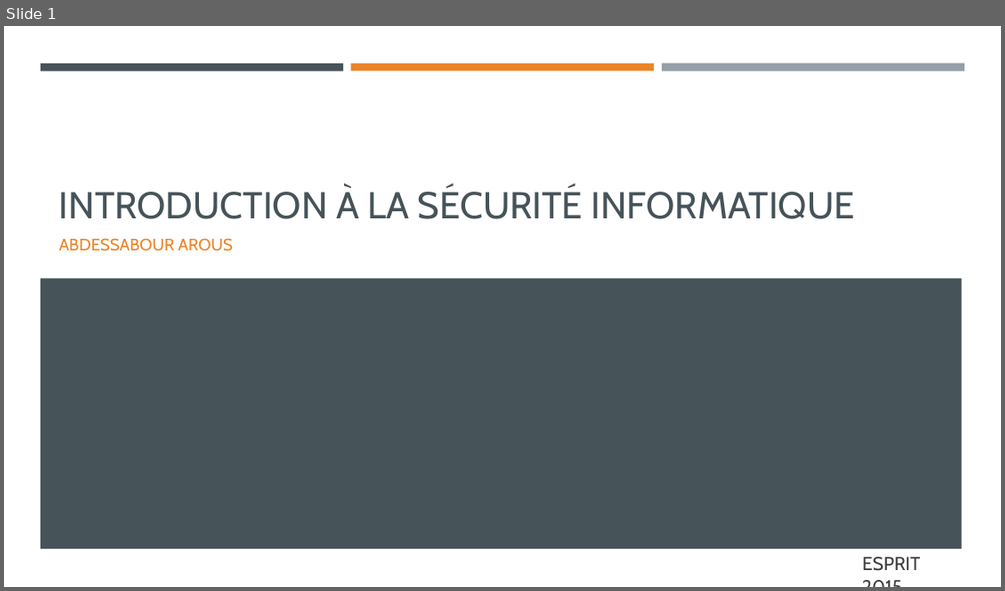
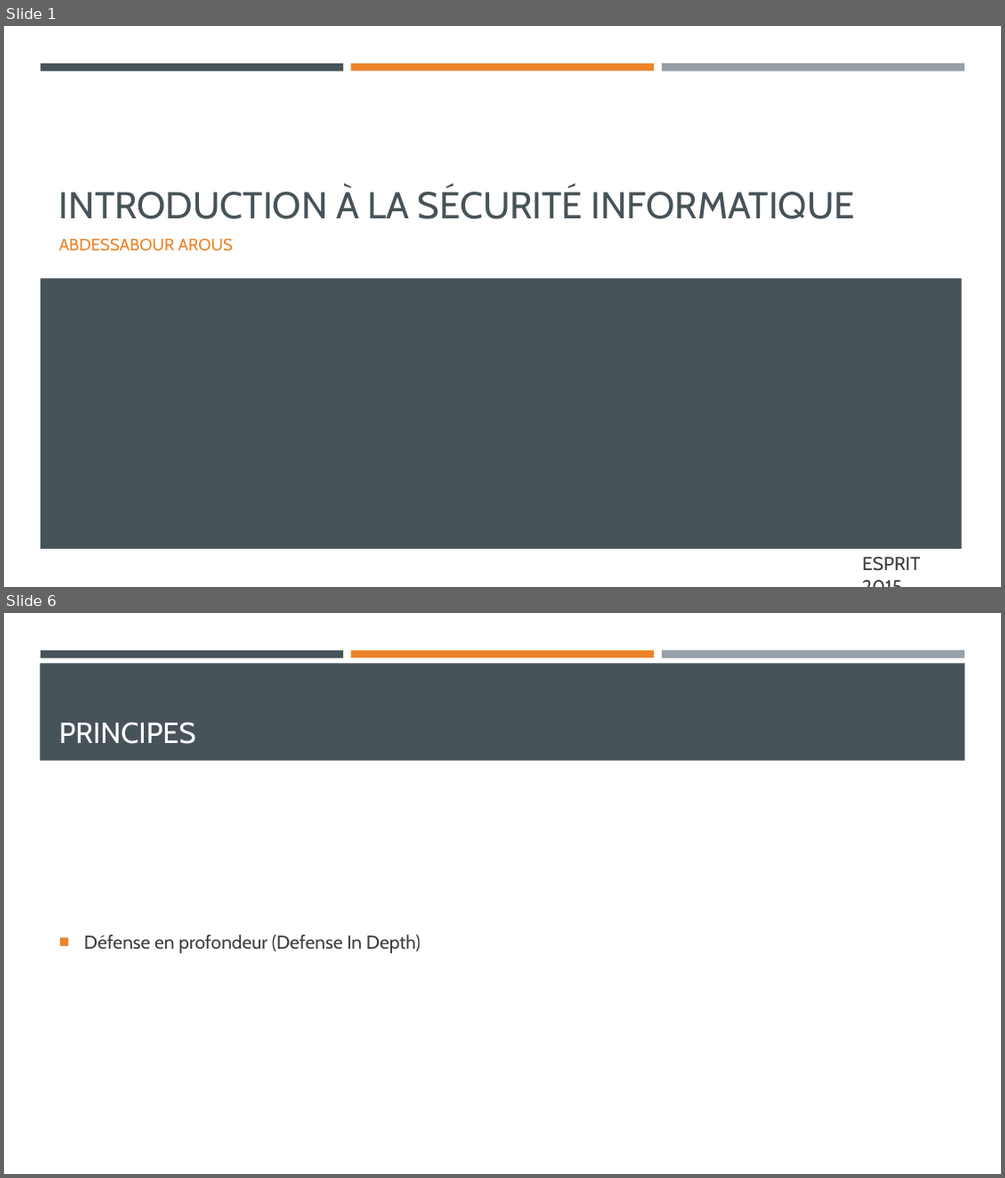
Before and after one commit to fksontini/NetworkSecurityClass, a slide deck: ESPRIT-4CINFO1-Mai-Juin-2015/Diapositives/1. Introduction à la Sécurité Informatique.pptx. Shown one above the other, each under a label of ours: slide 1 before the commit, slides 1 and 6 after it; the slides between them are not shown. The pictures are 1005x591 and 1005x1178 pixels, drawn with LibreOffice and Linux fonts; fonts in the diff are those of the drawing. Boxes give left, top, right and bottom in pixels: in the first picture for what was removed or moved away, otherwise in the second. Text is boxed around its words. In the diff, an @@ line names an element or a change of style, - is before the commit and + after.

```diff
--- a/ESPRIT-4CINFO1-Mai-Juin-2015/Diapositives/1. Introduction à la Sécurité Informatique.pptx
+++ b/ESPRIT-4CINFO1-Mai-Juin-2015/Diapositives/1. Introduction à la Sécurité Informatique.pptx
@@ slide 6 added at (4,613,1001,1174), background #FFFFFF; not listed: 3 template elements that a slide beside it also shows @@
@@ rectangle added at (40,663,965,761), fill #465359 @@
@@ title added at (59,722,196,744), 28 pt, text #FFFFFF @@
+PRINCIPES
@@ text added at (84,934,421,953), 18 pt, text #3D3D3D @@
+■ Défense en profondeur (Defense In Depth)
```
Also in this commit, not shown: 4 other slides added, 2 other files.
